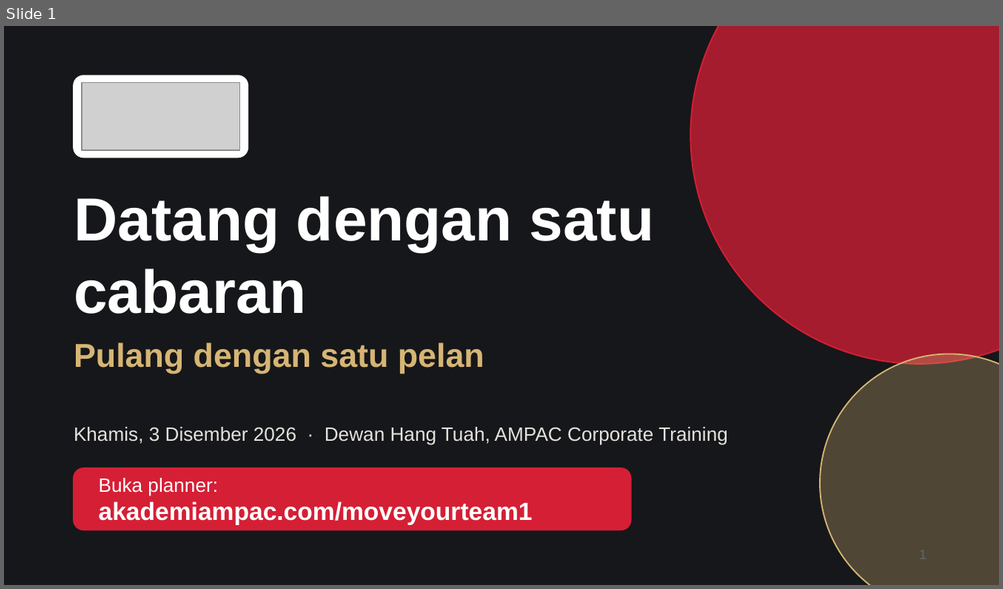
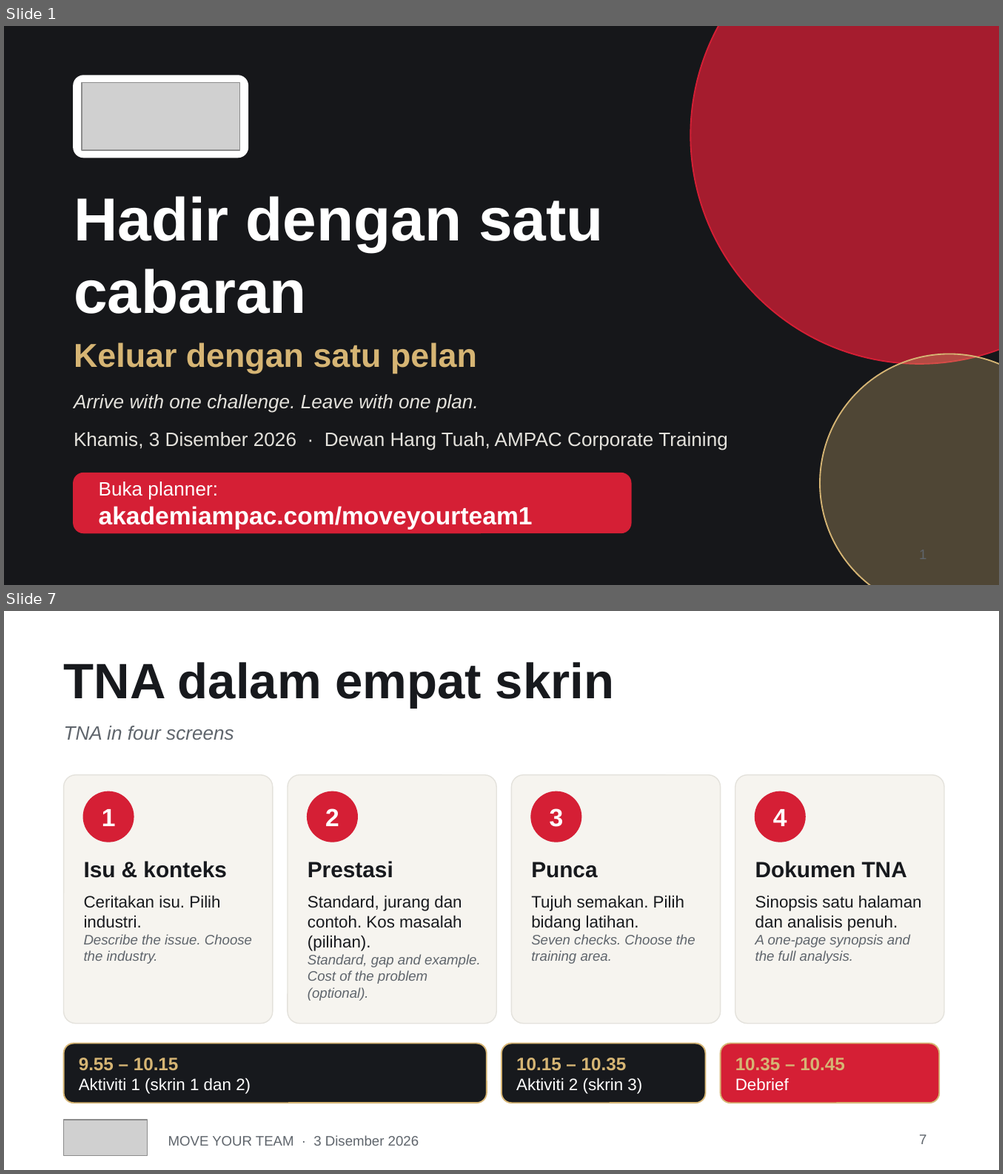
Before and after one commit to badrulsani/ampac-program, a slide deck: MOVE-YOUR-TEAM-Slaid-Fasilitator.pptx. Shown one above the other, each under a label of ours: slide 1 before the commit, slides 1 and 7 after it; the slides between them are not shown. The pictures are 1003x589 and 1003x1174 pixels, drawn with LibreOffice and Linux fonts; fonts in the diff are those of the drawing; grey boxes stand for pictures. Boxes give left, top, right and bottom in pixels: in the first picture for what was removed or moved away, otherwise in the second. Text is boxed around its words. In the diff, an @@ line names an element or a change of style, - is before the commit and + after.

```diff
--- a/MOVE-YOUR-TEAM-Slaid-Fasilitator.pptx
+++ b/MOVE-YOUR-TEAM-Slaid-Fasilitator.pptx
@@ slide 7 added at box(4, 611, 999, 1170), background #FFFFFF @@
@@ title added at box(64, 662, 614, 707), 36 pt, text #17191D, bold @@
+TNA dalam empat skrin
@@ text added at box(64, 726, 234, 740), 14 pt, text #5F656C, italic @@
+TNA in four screens
@@ rounded rectangle added at box(64, 775, 273, 1024), fill #F6F4EF, outline #E4E2DC 0.75 pt @@
@@ rounded rectangle added at box(287, 775, 496, 1024), fill #F6F4EF, outline #E4E2DC 0.75 pt @@
@@ rounded rectangle added at box(511, 775, 720, 1024), fill #F6F4EF, outline #E4E2DC 0.75 pt @@
@@ rounded rectangle added at box(735, 775, 944, 1024), fill #F6F4EF, outline #E4E2DC 0.75 pt @@
@@ ellipse added at box(84, 792, 134, 842), fill #D51F35, outline #D51F35 1 pt @@
@@ text added at box(102, 809, 116, 826), 18 pt, text #FFFFFF, bold @@
+1
@@ ellipse added at box(307, 792, 357, 842), fill #D51F35, outline #D51F35 1 pt @@
@@ text added at box(325, 809, 339, 826), 18 pt, text #FFFFFF, bold @@
+2
@@ ellipse added at box(531, 792, 581, 842), fill #D51F35, outline #D51F35 1 pt @@
@@ text added at box(549, 809, 563, 827), 18 pt, text #FFFFFF, bold @@
+3
@@ ellipse added at box(755, 792, 805, 842), fill #D51F35, outline #D51F35 1 pt @@
@@ text added at box(773, 809, 787, 826), 18 pt, text #FFFFFF, bold @@
+4
@@ text added at box(84, 861, 227, 878), 16 pt, text #17191D, bold @@
+Isu & konteks
@@ text added at box(307, 861, 393, 878), 16 pt, text #17191D, bold @@
+Prestasi
@@ text added at box(531, 862, 597, 878), 16 pt, text #17191D, bold @@
+Punca
@@ text added at box(755, 861, 907, 878), 16 pt, text #17191D, bold @@
+Dokumen TNA
@@ text added at box(84, 895, 252, 964), 10 pt, text #5F656C, italic @@
+Ceritakan isu. Pilih industri.
+Describe the issue. Choose the industry.
@@ text added at box(307, 895, 481, 1001), 10 pt, text #5F656C, italic @@
+Standard, jurang dan contoh. Kos masalah (pilihan).
+Standard, gap and example. Cost of the problem (optional).
@@ text added at box(531, 895, 695, 964), 10 pt, text #5F656C, italic @@
+Tujuh semakan. Pilih bidang latihan.
+Seven checks. Choose the training area.
@@ text added at box(755, 895, 922, 964), 12 pt, text #17191D @@
+Sinopsis satu halaman dan analisis penuh.
+A one-page synopsis and the full analysis.
@@ rounded rectangle added at box(64, 1044, 486, 1103), fill #17191D, outline #D6B574 1 pt @@
@@ rounded rectangle added at box(501, 1044, 706, 1103), fill #17191D, outline #D6B574 1 pt @@
@@ rounded rectangle added at box(720, 1044, 939, 1103), fill #D51F35, outline #D6B574 1 pt @@
@@ text added at box(79, 1058, 250, 1094), 12 pt, text #FFFFFF @@
+9.55 – 10.15
+Aktiviti 1 (skrin 1 dan 2)
@@ text added at box(516, 1058, 642, 1094), 12 pt, text #FFFFFF @@
+10.15 – 10.35
+Aktiviti 2 (skrin 3)
@@ text added at box(735, 1058, 845, 1091), 13 pt, text #D6B574, bold @@
+10.35 – 10.45
+Debrief
@@ picture added at box(64, 1120, 148, 1156) @@
@@ text added at box(168, 1136, 418, 1146), 10 pt, text #5F656C @@
+MOVE YOUR TEAM · 3 Disember 2026
@@ page number added at box(919, 1135, 926, 1145), 10 pt, text #5F656C @@
+7
@@ slide 1 changed as well @@
@@ title at box(74, 196, 603, 314): text changed @@
-Datang dengan satu cabaran
+Hadir dengan satu cabaran
@@ text at box(74, 343, 477, 374): text changed @@
-Pulang dengan satu pelan
+Keluar dengan satu pelan
@@ text added at box(74, 395, 478, 412), 14 pt, text #E4E2DC, italic @@
+Arrive with one challenge. Leave with one plan.
@@ 2 texts, 1 rounded rectangle: place and size @@
-2 texts, 1 rounded rectangle at box(74, 427, 728, 530)
+2 texts, 1 rounded rectangle at box(74, 432, 728, 533)
@@ rounded rectangle at box(74, 474, 631, 533): proportions changed @@
```
Also in this commit, not shown: 4 other slides changed, 13 other slides added, 3 slides removed.
